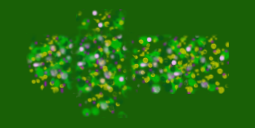
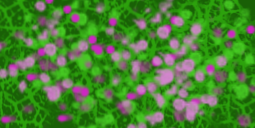
Comparing the layer stacks of the two 255×128 images. Changes:
renamed "Pasted Layer" to "Layer", painted on it over [0,0,255,128]
removed layer "Background" over [0,0,255,128]
